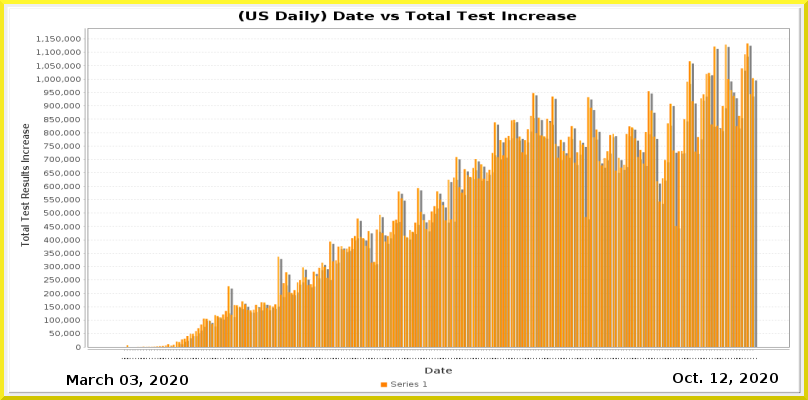
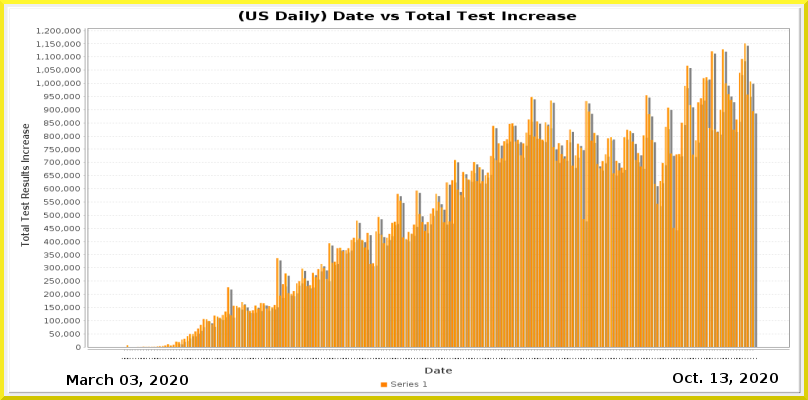
Layer changes from the first 808x400 image to the second:
painted on "Current Date" over [720, 373, 728, 383]
painted on "Date_vs_TestIncrease.png" over [36, 28, 789, 360]
